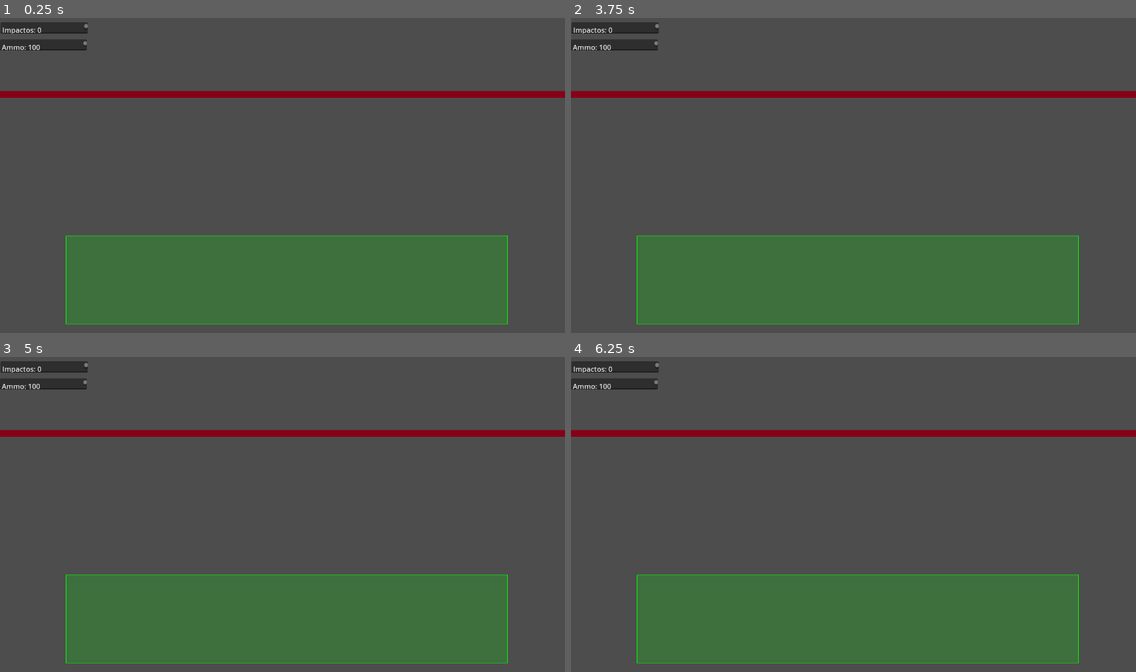
Above: before the commit, frames 1-4 (two rows, left to right).
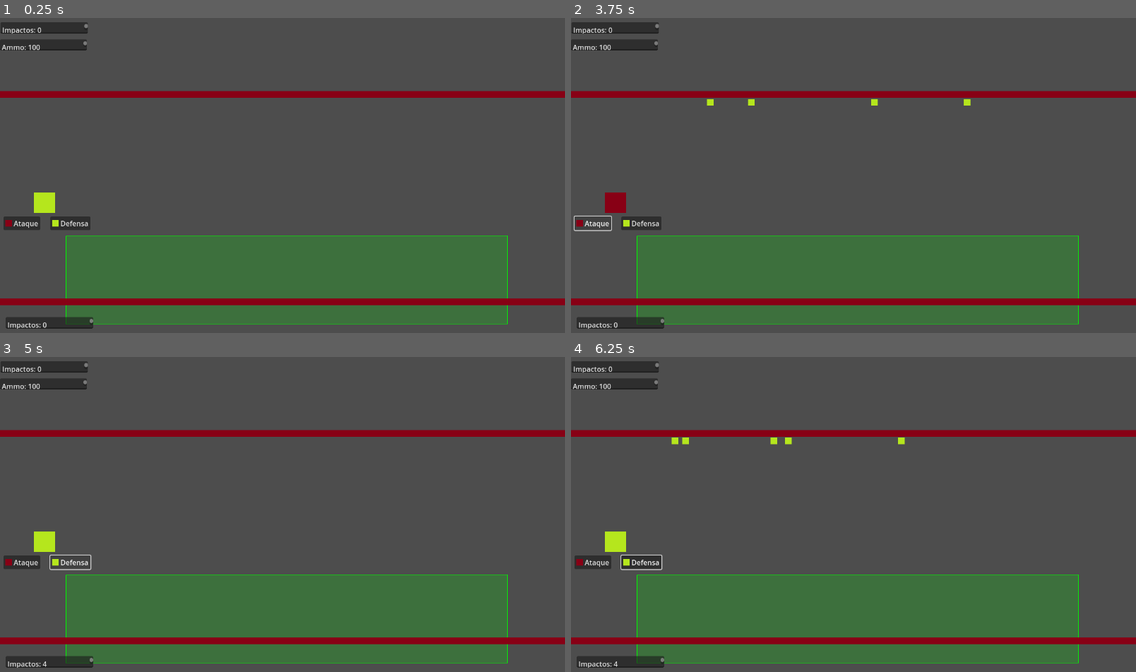
Above: after the commit, the same moments.

Repository: Johnny0310/Draw_Fights
Game: Godot game, scene res://Scenes/game.tscn
The game is run twice, just before and just after one commit, with the same random seed, the same clock (stepped at 60 frames per second) and the same inputs.
Inputs (mouse positions are in pixels of both pictures, inside the frame that each line leads up to):
- Up to frame 1 (0.25 s): no input
- Up to frame 2 (3.75 s): click (593, 222) at 0.5 s, where only the run after the commit has a clickable "Ataque"; click (638, 222) at 1.25 s, where only the run after the commit has a clickable "Defensa"; click (593, 222) at 2 s, where only the run after the commit has a clickable "Ataque"; click (638, 222) at 2.75 s, where only the run after the commit has a clickable "Defensa"; click (593, 222) at 3.5 s, where only the run after the commit has a clickable "Ataque"
- Up to frame 3 (5 s): click (67, 561) at 4.25 s, where only the run after the commit has a clickable "Defensa"
- Up to frame 4 (6.25 s): tap Enter at 5 s; move the mouse to (977, 498) at 5.02 s; click (977, 498) at 5.17 s; tap Space at 5.75 s; move the mouse to (740, 530) at 5.77 s; click (740, 530) at 5.92 s

The runs differ from the first frame. In frame 1, 3.6% of the frame differs, in the area x 0-100%, y 55-99%; in frame 2, 3.5%; in frame 3, 3.4%; in frame 4, 3.8%, in the area x 0-100%, y 25-99%.

Commit message:
Spawn, hitboxes, y fisica de balas

Diff:
--- /dev/null
+++ b/Scenes/ataque.tscn
@@ -0,0 +1,17 @@
+[gd_scene load_steps=4 format=3 uid="uid://b3a7tavlr6v0y"]
+
+[ext_resource type="Script" uid="uid://bvp8mc66uk8q1" path="res://Scripts/ataquehitbox.gd" id="1_liioi"]
+[ext_resource type="Texture2D" uid="uid://bqmoj545anbbt" path="res://Sprites/enemy15x15.png" id="1_xi7wo"]
+
+[sub_resource type="RectangleShape2D" id="RectangleShape2D_fc0e3"]
+size = Vector2(14, 14)
+
+[node name="ataque" type="RigidBody2D"]
+gravity_scale = 0.0
+script = ExtResource("1_liioi")
+
+[node name="CollisionShape2D" type="CollisionShape2D" parent="."]
+shape = SubResource("RectangleShape2D_fc0e3")
+
+[node name="Sprite2D" type="Sprite2D" parent="."]
+texture = ExtResource("1_xi7wo")
--- a/Scenes/player.tscn
+++ b/Scenes/defensa.tscn
@@ -1,11 +1,14 @@
-[gd_scene load_steps=3 format=3 uid="uid://cqmketjtl82dx"]
+[gd_scene load_steps=4 format=3 uid="uid://cqmketjtl82dx"]
 
+[ext_resource type="Script" uid="uid://5ksvxgdk1vf4" path="res://Scripts/defensahitbox.gd" id="1_3h4lt"]
 [ext_resource type="Texture2D" uid="uid://ctm7lpgdptydt" path="res://Sprites/pixel15.png" id="1_v0iea"]
 
 [sub_resource type="RectangleShape2D" id="RectangleShape2D_fc0e3"]
+size = Vector2(14, 14)
 
-[node name="player" type="RigidBody2D"]
+[node name="defensa" type="RigidBody2D"]
 gravity_scale = 0.0
+script = ExtResource("1_3h4lt")
 
 [node name="CollisionShape2D" type="CollisionShape2D" parent="."]
 shape = SubResource("RectangleShape2D_fc0e3")
--- a/Scenes/enemies.tscn
+++ b/Scenes/enemies.tscn
@@ -1,6 +1,6 @@
 [gd_scene load_steps=4 format=3 uid="uid://c5d1dgapjvtvy"]
 
-[ext_resource type="Script" uid="uid://bvp8mc66uk8q1" path="res://Scripts/enemy.gd" id="1_444oi"]
+[ext_resource type="Script" uid="uid://bvp8mc66uk8q1" path="res://Scripts/ataquehitbox.gd" id="1_444oi"]
 [ext_resource type="Texture2D" uid="uid://bqmoj545anbbt" path="res://Sprites/enemy15x15.png" id="2_rbk1d"]
 
 [sub_resource type="RectangleShape2D" id="RectangleShape2D_p0i1u"]
--- a/Scenes/game.tscn
+++ b/Scenes/game.tscn
@@ -1,9 +1,39 @@
-[gd_scene load_steps=3 format=3 uid="uid://d355gjhu6bcjs"]
+[gd_scene load_steps=7 format=3 uid="uid://d355gjhu6bcjs"]
 
 [ext_resource type="Script" uid="uid://b5kxsv84qtu4n" path="res://Scripts/player.gd" id="1_wrm1d"]
 [ext_resource type="PackedScene" uid="uid://bhgh6vgjm4lc6" path="res://Scenes/enemy_hitbox.tscn" id="2_qxrlw"]
+[ext_resource type="Texture2D" uid="uid://bqmoj545anbbt" path="res://Sprites/enemy15x15.png" id="3_3dryh"]
+[ext_resource type="Script" uid="uid://c32vlvdafp0im" path="res://Scenes/tipos_de_bala.gd" id="3_wowpa"]
+[ext_resource type="Texture2D" uid="uid://ctm7lpgdptydt" path="res://Sprites/pixel15.png" id="4_wowpa"]
+[ext_resource type="PackedScene" uid="uid://cs8w064citmys" path="res://Scenes/player_hitbox.tscn" id="6_i6g32"]
 
 [node name="game" type="Node2D"]
 script = ExtResource("1_wrm1d")
 
 [node name="EnemyHitbox" parent="." instance=ExtResource("2_qxrlw")]
+
+[node name="TiposDeBala" type="Node2D" parent="."]
+script = ExtResource("3_wowpa")
+
+[node name="Ataque" type="Button" parent="TiposDeBala"]
+offset_left = 8.0
+offset_top = 456.0
+offset_right = 91.0
+offset_bottom = 487.0
+text = "Ataque"
+icon = ExtResource("3_3dryh")
+
+[node name="Defensa" type="Button" parent="TiposDeBala"]
+offset_left = 114.0
+offset_top = 456.0
+offset_right = 205.0
+offset_bottom = 487.0
+text = "Defensa"
+icon = ExtResource("4_wowpa")
+
+[node name="Sprite2D" type="Sprite2D" parent="TiposDeBala"]
+position = Vector2(101, 425)
+scale = Vector2(3.2, 3.06667)
+texture = ExtResource("4_wowpa")
+
+[node name="EnemyHitbox2" parent="." instance=ExtResource("6_i6g32")]
--- /dev/null
+++ b/Scenes/player_hitbox.tscn
@@ -0,0 +1,29 @@
+[gd_scene load_steps=4 format=3 uid="uid://cs8w064citmys"]
+
+[ext_resource type="Script" uid="uid://c446ka7n1iwrf" path="res://Scripts/hitboxPlayer.gd" id="1_cl03s"]
+[ext_resource type="Texture2D" uid="uid://bqmoj545anbbt" path="res://Sprites/enemy15x15.png" id="2_fg1uv"]
+
+[sub_resource type="RectangleShape2D" id="RectangleShape2D_3dryh"]
+size = Vector2(14.9, 14.8)
+
+[node name="PlayerHitbox" type="Node2D"]
+
+[node name="Area2D" type="Area2D" parent="."]
+script = ExtResource("1_cl03s")
+
+[node name="CollisionShape2D" type="CollisionShape2D" parent="Area2D"]
+position = Vector2(640, 650)
+scale = Vector2(90, 1)
+shape = SubResource("RectangleShape2D_3dryh")
+
+[node name="Sprite2D" type="Sprite2D" parent="Area2D"]
+position = Vector2(640, 650)
+scale = Vector2(90, 1)
+texture = ExtResource("2_fg1uv")
+
+[node name="Impactos" type="TextEdit" parent="."]
+offset_left = 13.0
+offset_top = 684.0
+offset_right = 211.0
+offset_bottom = 710.0
+text = "contador"
--- /dev/null
+++ b/Scenes/tipos_de_bala.gd
@@ -0,0 +1,21 @@
+extends Node2D
+
+@onready var sprite = $Sprite2D
+@onready var btn_ataque = $Ataque
+@onready var btn_defensa = $Defensa
+@onready var main_node := get_node("/root/game")  # Accedemos al nodo raíz 'game'
+
+var rojo = preload("res://Sprites/enemy15x15.png")
+var verde = preload("res://Sprites/pixel15.png")
+
+func _ready():
+	btn_ataque.pressed.connect(_on_ataque_pressed)
+	btn_defensa.pressed.connect(_on_defensa_pressed)
+
+func _on_ataque_pressed():
+	sprite.texture = rojo
+	main_node.tipoDeBala = "res://Scenes/ataque.tscn"
+
+func _on_defensa_pressed():
+	sprite.texture = verde
+	main_node.tipoDeBala = "res://Scenes/defensa.tscn"
--- /dev/null
+++ b/Scripts/ataquehitbox.gd
@@ -0,0 +1,19 @@
+extends RigidBody2D
+
+var tipo = 1  # Cambia a 2 si es defensa
+func _ready():
+	# Asegúrate de que el nodo tenga activada la señal de contacto
+	contact_monitor = true
+	max_contacts_reported = 1000  # Puedes ajustar este valor según tus necesidades
+
+func _integrate_forces(state: PhysicsDirectBodyState2D) -> void:
+	for i in range(state.get_contact_count()):
+		var collider = state.get_contact_collider_object(i)
+		if collider is RigidBody2D and collider.has_method("get_tipo"):
+			if collider.get_tipo() != tipo:
+				queue_free()
+
+
+
+func get_tipo():
+	return tipo
--- /dev/null
+++ b/Scripts/defensahitbox.gd
@@ -0,0 +1,19 @@
+extends RigidBody2D
+
+var tipo = 2  # Cambia a 2 si es defensa
+func _ready():
+	# Asegúrate de que el nodo tenga activada la señal de contacto
+	contact_monitor = true
+	max_contacts_reported = 1000  # Puedes ajustar este valor según tus necesidades
+
+func _integrate_forces(state: PhysicsDirectBodyState2D) -> void:
+	for i in range(state.get_contact_count()):
+		var collider = state.get_contact_collider_object(i)
+		if collider is RigidBody2D and collider.has_method("get_tipo"):
+			if collider.get_tipo() != tipo:
+				queue_free()
+
+
+
+func get_tipo():
+	return tipo
--- a/Scripts/enemy.gd
+++ /dev/null
@@ -1,10 +0,0 @@
-extends RigidBody2D
-
-func _ready() -> void:
-	contact_monitor = true
-	max_contacts_reported = 1
-	body_entered.connect(_on_body_entered)
-
-func _on_body_entered(body: Node) -> void:
-	if body is RigidBody2D:
-		body.queue_free()
--- a/Scripts/hitbox.gd
+++ b/Scripts/hitbox.gd
@@ -6,10 +6,24 @@
 @onready var text_edit_ammo := $"../Ammo"
 @onready var main_node := get_node("/root/game")  # Accedemos al nodo raíz 'game'
 
+# Escenas a instanciar
+@export var ataque_scene: PackedScene
+@export var defensa_scene: PackedScene
+
+# Rango de tiempo aleatorio entre invocaciones (en segundos)
+var tiempo_minimo: float = 1.0
+
+var tiempo_maximo: float = 4.0
+
+# Nodo donde se añadirán las instancias
+@export var nodo_contenedor: NodePath = "."
+@onready var collision_shape := $CollisionShape2D
+
 
 func _ready() -> void:
 	connect("body_entered", _on_body_entered)
 	actualizar_texto()
+	invocar_aleatorio()
 
 func _on_body_entered(body: Node) -> void:
 	if body is RigidBody2D:
@@ -25,3 +39,25 @@
 
 	if text_edit_ammo and text_edit_ammo is TextEdit:
 		text_edit_ammo.text = "Ammo: %d" % main_node.ammo
+
+func invocar_aleatorio() -> void:
+	var tiempo_random = randf_range(tiempo_minimo, tiempo_maximo)
+	await get_tree().create_timer(tiempo_random).timeout
+
+	var tipo = randi_range(1, 2)
+	var bala: Node
+	randomize()  # Para que los valores cambien en cada ejecución
+	var limite = int(randf_range(3, 9))  # randf_range(3, 9) genera un float entre 3 y 9 (excluye 9)
+	for i in range(limite):
+		if tipo == 1:
+			bala = load("res://Scenes/ataque.tscn").instantiate()
+		elif tipo == 2:
+			bala = load("res://Scenes/defensa.tscn").instantiate()
+		# Asignar posición aleatoria en X entre 100 y 1180, Y fijo en 180
+		var posicion_aleatoria = Vector2(randf_range(200.0, 1080.0), 195.0)
+		bala.position = posicion_aleatoria
+		bala.gravity_scale = 1
+		var contenedor = get_node(nodo_contenedor)
+		contenedor.add_child(bala)
+
+	invocar_aleatorio()
--- /dev/null
+++ b/Scripts/hitboxPlayer.gd
@@ -0,0 +1,23 @@
+extends Area2D
+
+var impactos: int = 0
+
+@onready var text_edit := $"../Impactos"
+@onready var main_node := get_node("/root/game")  # Accedemos al nodo raíz 'game'
+
+
+func _ready() -> void:
+	connect("body_entered", _on_body_entered)
+	actualizar_texto()
+
+func _on_body_entered(body: Node) -> void:
+	if body is RigidBody2D:
+		impactos += 1
+		print("Impactado por:", body.name, "- Total impactos:", impactos)
+		if body.is_inside_tree():
+			body.queue_free()
+		actualizar_texto()
+
+func actualizar_texto() -> void:
+	if text_edit and text_edit is TextEdit:
+		text_edit.text = "Impactos: %d" % impactos
--- a/Scripts/player.gd
+++ b/Scripts/player.gd
@@ -6,13 +6,12 @@
 var distancia_minima := 15
 var balas := []
 var ammo = 100
-
+var tipoDeBala = "res://Scenes/ataque.tscn"
 
 
 # Define el origen del área válida (puedes mover esto donde desees)
 var area_origen := Vector2(150, 500)
 var area_tamano := Vector2(1000, 200)
-
 
 func _input(event):
 	if event is InputEventMouseButton:
@@ -29,6 +28,7 @@
 
 func _process(delta):
 	var area2d = get_node("EnemyHitbox/Area2D")
+
 	if clic_presionado and ammo != 0:
 		tiempo_transcurrido += delta
 		if tiempo_transcurrido >= intervalo:
@@ -36,7 +36,7 @@
 			var mouse_pos = get_viewport().get_mouse_position()
 
 			if esta_en_area_valida(mouse_pos) and not hay_escena_cercana(mouse_pos):
-				var bala = load("res://Scenes/player.tscn").instantiate()
+				var bala = load(tipoDeBala).instantiate()
 				bala.position = mouse_pos
 				add_child(bala)
 				ammo -= 1
Not shown, added: Scenes/tipos_de_bala.gd.uid
Renamed: Scripts/enemy.gd.uid -> Scripts/ataquehitbox.gd.uid
Not shown, added: Scripts/defensahitbox.gd.uid
Not shown, added: Scripts/hitboxPlayer.gd.uid
